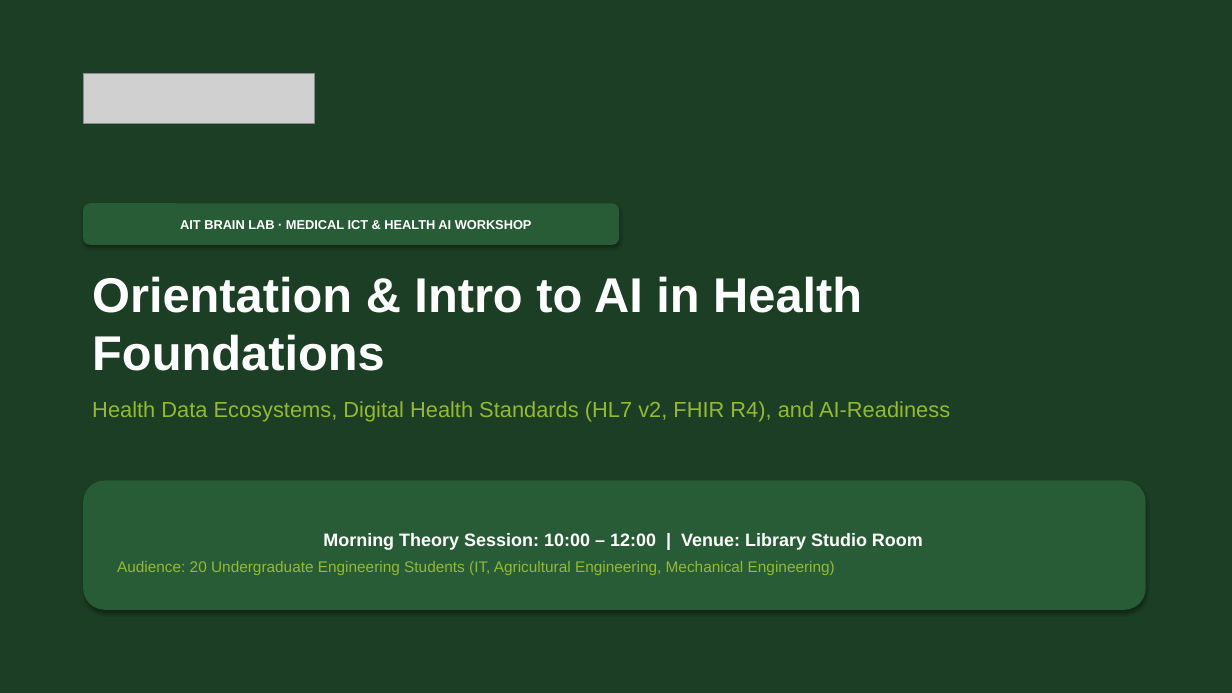
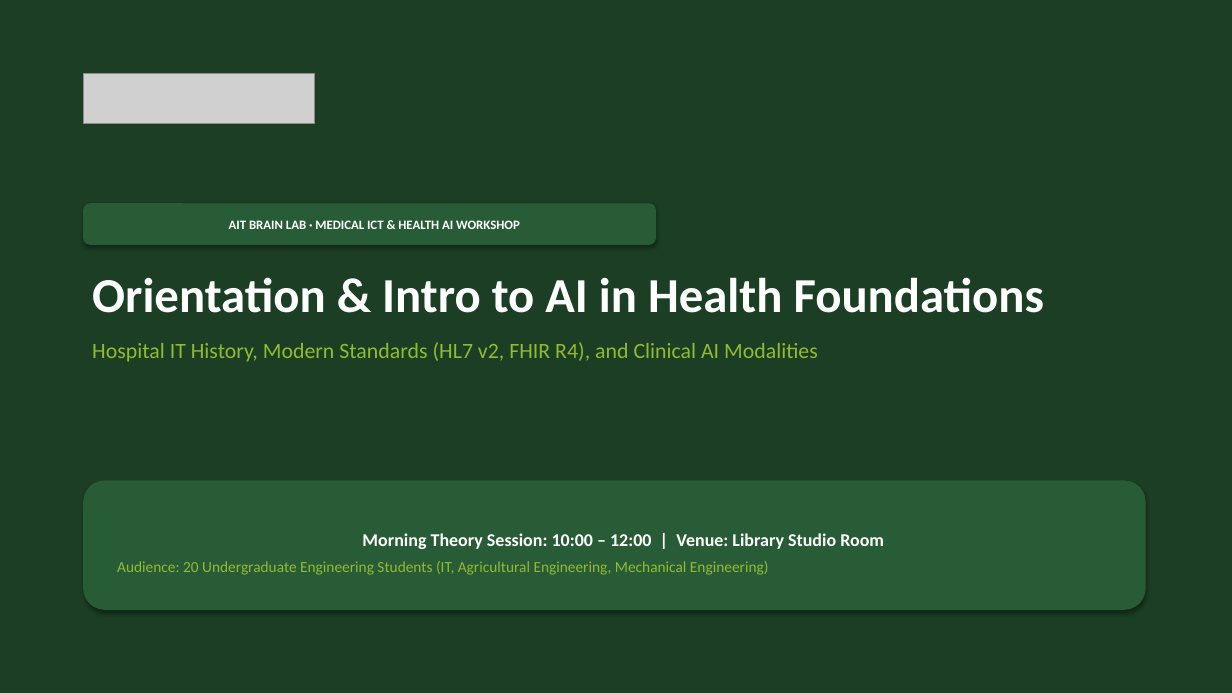
Before and after one commit to AIT-brainlab/fhir-ml-workshop, a slide deck: slide 1 of slides-morning/orientation-and-health-ai-foundations.pptx. Drawn at 1232x693 pixels with LibreOffice and Linux fonts; fonts in the diff are those of the drawing; grey boxes stand for pictures. Boxes give left, top, right and bottom in pixels: in the first picture for what was removed or moved away, otherwise in the second. Text is boxed around its words. In the diff, an @@ line names an element or a change of style, - is before the commit and + after.

Commit message:
Restructure morning session into 2+1 Phase architecture (29 slides)

```diff
--- a/slides-morning/orientation-and-health-ai-foundations.pptx
+++ b/slides-morning/orientation-and-health-ai-foundations.pptx
@@ rounded rectangle "AIT BRAIN LAB · MEDICAL ..." at bbox=[83, 203, 656, 245]: font Arial to Calibri @@
@@ rounded rectangle "AIT BRAIN LAB · MEDICAL ...": place and size @@
-rounded rectangle "AIT BRAIN LAB · MEDICAL ..." at bbox=[83, 203, 619, 245]
+rounded rectangle "AIT BRAIN LAB · MEDICAL ..." at bbox=[83, 203, 656, 245]
@@ text at bbox=[92, 277, 1045, 313]: font Arial to Calibri in "Orientation & Intro to AI in Health ..." @@
@@ text at bbox=[92, 342, 818, 362]: text changed; font Arial to Calibri @@
-Health Data Ecosystems, Digital Health Standards (HL7 v2, FHIR R4), and AI-Readiness
+Hospital IT History, Modern Standards (HL7 v2, FHIR R4), and Clinical AI Modalities
@@ rounded rectangle "Morning Theory Session: 10:00 – ..." at bbox=[83, 481, 1146, 610]: font Arial to Calibri @@
```
Also in this commit, not shown: 11 other slides changed, 17 slides added, 15 slides removed, 3 other files.
